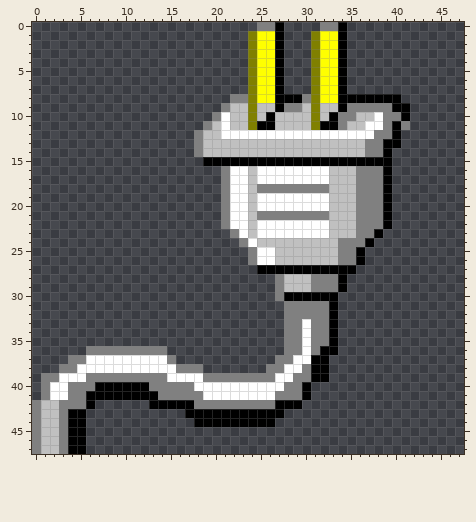
Pixel-art sprite: src/chrome/mozapps/plugins/pluginGeneric-48.png. The first picture shows the starting point.
The file is 48x48 pixels.
After the commit:
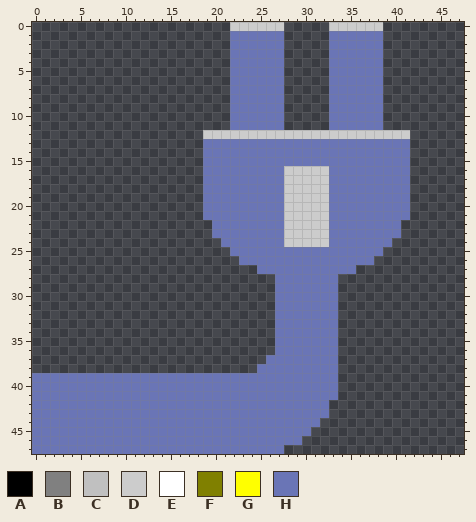
Palette (. is transparent): A #000000  B #808080  C #c0c0c0  D #cccccc  E #ffffff  F #808000  G #ffff00  H #6a75b6
Change:
Changed rows in their new state; - is an unchanged pixel.
first column x 0:
 0 ----------------------DDDDDD----.DDDDDD---
 1 ----------------------HHHHHH---..HHHHHH---
 2 ----------------------HHHHHH---..HHHHHH---
 3 ----------------------HHHHHH---..HHHHHH---
 4 ----------------------HHHHHH---..HHHHHH---
 5 ----------------------HHHHHH---..HHHHHH---
 6 ----------------------HHHHHH---..HHHHHH---
 7 ----------------------HHHHHH---..HHHHHH---
 8 ----------------------HHHHHH.....HHHHHH..-
 9 ---------------------.HHHHHH.....HHHHHH...
10 --------------------..HHHHHH.....HHHHHH...
11 -------------------...HHHHHH.....HHHHHH...
12 ------------------.DDDDDDDDDDDDDDDDDDDDDDD
13 ------------------.HHHHHHHHHHHHHHHHHHHHHHH
14 ------------------.HHHHHHHHHHHHHHHHHHHHHHH
15 -------------------HHHHHHHHHHHHHHHHHHHHHHH
16 -------------------HHHHHHHHHDDDDDHHHHHHHHH
17 -------------------HHHHHHHHHDDDDDHHHHHHHHH
18 -------------------HHHHHHHHHDDDDDHHHHHHHHH
19 -------------------HHHHHHHHHDDDDDHHHHHHHHH
20 -------------------HHHHHHHHHDDDDDHHHHHHHHH
21 -------------------HHHHHHHHHDDDDDHHHHHHHHH
22 --------------------HHHHHHHHDDDDDHHHHHHHH-
23 --------------------HHHHHHHHDDDDDHHHHHHHH-
24 ---------------------HHHHHHHDDDDDHHHHHHH--
25 ----------------------HHHHHHHHHHHHHHHHH---
26 -----------------------HHHHHHHHHHHHHHH----
27 -------------------------HHHHHHHHHHH------
28 ---------------------------HHHHHHH.-------
29 ---------------------------HHHHHHH.-------
30 ---------------------------HHHHHHH--------
31 ---------------------------HHHHHHH--------
32 ---------------------------HHHHHHH--------
33 ---------------------------HHHHHHH--------
34 ---------------------------HHHHHHH--------
35 ---------------------------HHHHHHH--------
36 ------.........------------HHHHHHH--------
37 ----............----------HHHHHHHH--------
38 ---................------HHHHHHHHH--------
39 HHHHHHHHHHHHHHHHHHHHHHHHHHHHHHHHHH--------
40 HHHHHHHHHHHHHHHHHHHHHHHHHHHHHHHHHH--------
41 HHHHHHHHHHHHHHHHHHHHHHHHHHHHHHHHHH--------
42 HHHHHHHHHHHHHHHHHHHHHHHHHHHHHHHHH---------
43 HHHHHHHHHHHHHHHHHHHHHHHHHHHHHHHHH---------
44 HHHHHHHHHHHHHHHHHHHHHHHHHHHHHHHH----------
45 HHHHHHHHHHHHHHHHHHHHHHHHHHHHHHH-----------
46 HHHHHHHHHHHHHHHHHHHHHHHHHHHHHH------------
47 HHHHHHHHHHHHHHHHHHHHHHHHHHHH--------------
Pixel boxes of the changes (left, top, right, bottom) in both pictures:
changed: (32, 22, 410, 454)
